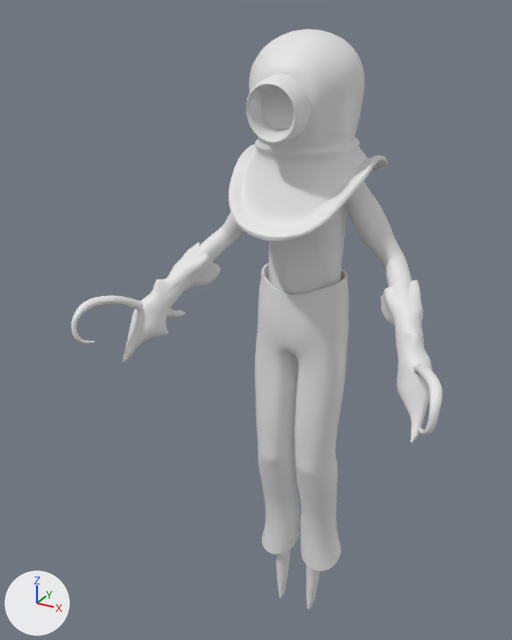
What one commit did to the glTF model player/player.glb.
Before and after are seen from a 50 mm lens placed at (0.632, -1.358, 1.522), pointed at (-0.093, -0.04, 0.863). Every picture has the same lights, and +X, +Y and +Z are marked at lower left. Where no turn or scale is listed for an object, it has been applied to the vertices. Vertices at the same position are counted once.

In view in the first picture: 'body', 'eye', 'gauntlet_l', 'gauntlet_r', 'helm', 'pants'.
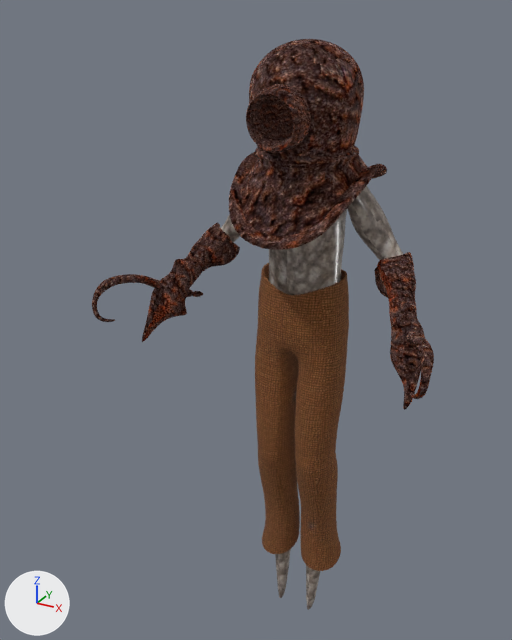
Where the newer file only moved an object's origin or applied its transform, the numbers keep the older frame.

What differs and where, as boxes [x1, y1, x2, y2] in the pictures (512 x 640 px):
```json
{"object": "pants", "change": "recoloured", "before": [255, 263, 349, 571], "after": [255, 263, 349, 571], "on screen": "grey to brown"}
{"object": "helm", "change": "recoloured, surface changed, moved", "before": [229, 29, 388, 241], "after": [229, 39, 387, 250], "on screen": "grey to brown"}
{"object": "body", "change": "recoloured", "before": [167, 181, 412, 610], "after": [167, 181, 412, 610]}
{"object": "gauntlet_l", "change": "recoloured, moved", "before": [380, 280, 443, 443], "after": [374, 252, 434, 410], "on screen": "white to brown"}
{"object": "gauntlet_r", "change": "recoloured, moved", "before": [71, 242, 221, 362], "after": [92, 222, 240, 342], "on screen": "grey to brown"}
{"object": "eye", "change": "recoloured, moved", "before": [246, 74, 311, 144], "after": [246, 84, 311, 153], "on screen": "grey to brown"}
```

The change, as JSON lines over the scene's bpy script:
```json
{"op": "add", "block": "img_image", "code": ["img_image = load_image('Image', '_unpacked/Image', 512, 512, 'sRGB')"]}
{"op": "add", "block": "img_3999785359", "code": ["img_3999785359 = load_image('3999785359', '_unpacked/3999785359', 512, 512, 'sRGB')"]}
{"op": "add", "block": "img_1143161668", "code": ["img_1143161668 = load_image('1143161668', '_unpacked/1143161668', 512, 512, 'sRGB')"]}
{"op": "add", "block": "img_4281642102", "code": ["img_4281642102 = load_image('4281642102', '_unpacked/4281642102', 512, 512, 'sRGB')"]}
{"op": "add", "block": "mat_iron", "code": ["mat_iron = bpy.data.materials.new('iron')", "# uses the picture img_3999785359", "# uses the picture img_image"]}
{"op": "add", "block": "mat_cargo", "code": ["mat_cargo = principled_material('cargo')", "mat_cargo.texture = img_1143161668", "mat_cargo.roughness = 1.0"]}
{"op": "add", "block": "mat_skin", "code": ["mat_skin = principled_material('skin')", "mat_skin.texture = img_4281642102", "mat_skin.roughness = 0.255"]}
{"block": "me_cube_002", "where": "me_cube_002.from_pydata(...)  # 6595 vertices, 13104 faces; spans x -0.309..0.309, y -0.134..0.099, z -0.006..1.331"}
{"op": "add", "block": "me_cube_002", "code": "me_cube_002.materials.append(mat_skin)  # picture img_4281642102"}
{"block": "me_cube_010", "where": "me_cube_010.from_pydata(...)  # 2793 vertices, 5472 faces; spans x -0.113..0.113, y -0.066..0.103, z 0.165..0.982"}
{"op": "add", "block": "me_cube_010", "code": "me_cube_010.materials.append(mat_cargo)  # picture img_1143161668"}
{"block": "me_cube_008", "where": "me_cube_008.from_pydata(...)  # 1437 vertices, 2808 faces; spans x -0.0542..0.0629, y -0.1687..-0.0917, z -0.0072..0.1178"}
{"op": "add", "block": "me_cube_008", "code": "me_cube_008.materials.append(mat_iron)"}
{"block": "me_cube_007", "where": "me_cube_007.from_pydata(...)  # 5938 vertices, 11872 faces; spans x -0.147..0.152, y -0.172..0.213, z -0.191..0.19"}
{"block": "me_cube_007", "where": "# used by ob_helm; location = (0.0, 0.0, 1.296)"}
{"block": "me_cube_007", "change": "me_cube_007 part 1: texture (UV) coordinates of 11872 of 11872 faces, centred in x -0.147..0.151, y -0.172..0.212, z -0.191..0.189, changed; they spanned u 0.25..0.75, v 0.0..1.0 and now span u 0.0..1.0, v 0.0..0.99"}
{"op": "add", "block": "me_cube_007", "code": "me_cube_007.materials.append(mat_iron)"}
{"block": "me_cube_009", "where": "me_cube_009.from_pydata(...)  # 7654 vertices, 15272 faces; spans x 0.172..0.381, y -0.278..0.046, z -0.459..-0.216"}
{"op": "add", "block": "me_cube_009", "code": "me_cube_009.materials.append(mat_iron)"}
{"block": "me_cube_004", "where": "me_cube_004.from_pydata(...)  # 7654 vertices, 15344 faces; spans x -0.378..-0.169, y -0.28..0.045, z -0.461..-0.218"}
{"op": "add", "block": "me_cube_004", "code": "me_cube_004.materials.append(mat_iron)"}
{"op": "set", "path": "ob_eye.location", "old": "(0.0, 0.0, 1.296)", "new": "(0.0, 0.0, 1.278)"}
{"op": "set", "path": "ob_helm.location", "old": "(0.0, 0.0, 1.296)", "new": "(0.0, 0.0, 1.278)"}
{"op": "set", "path": "ob_gauntlet_l.location", "old": "(0.023, -0.039, 1.231)", "new": "(-0.007, -0.001, 1.275)"}
{"op": "set", "path": "ob_gauntlet_r.location", "old": "(-0.029, -0.037, 1.234)", "new": "(0.001, 0.001, 1.277)"}
```
